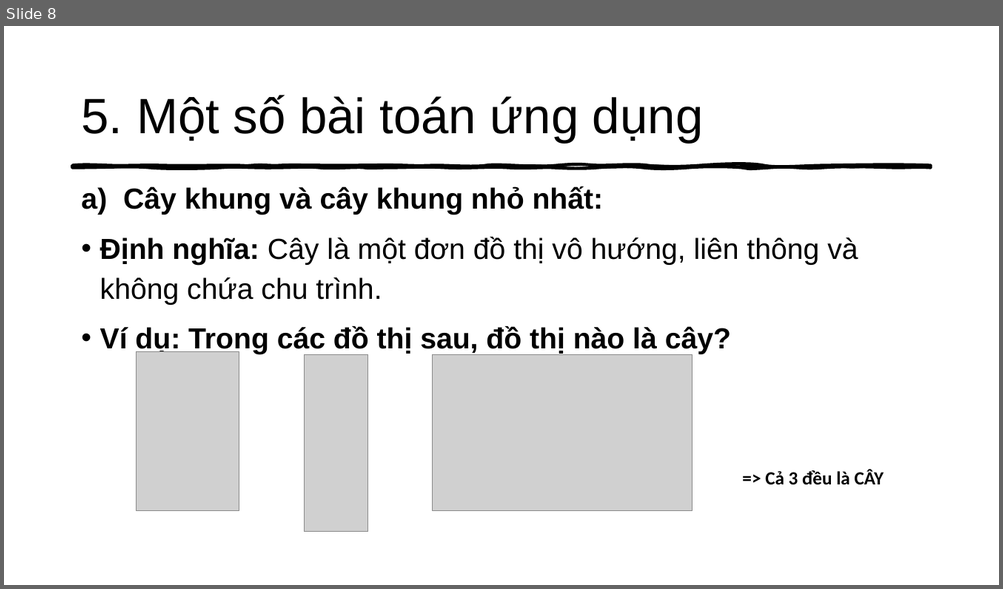
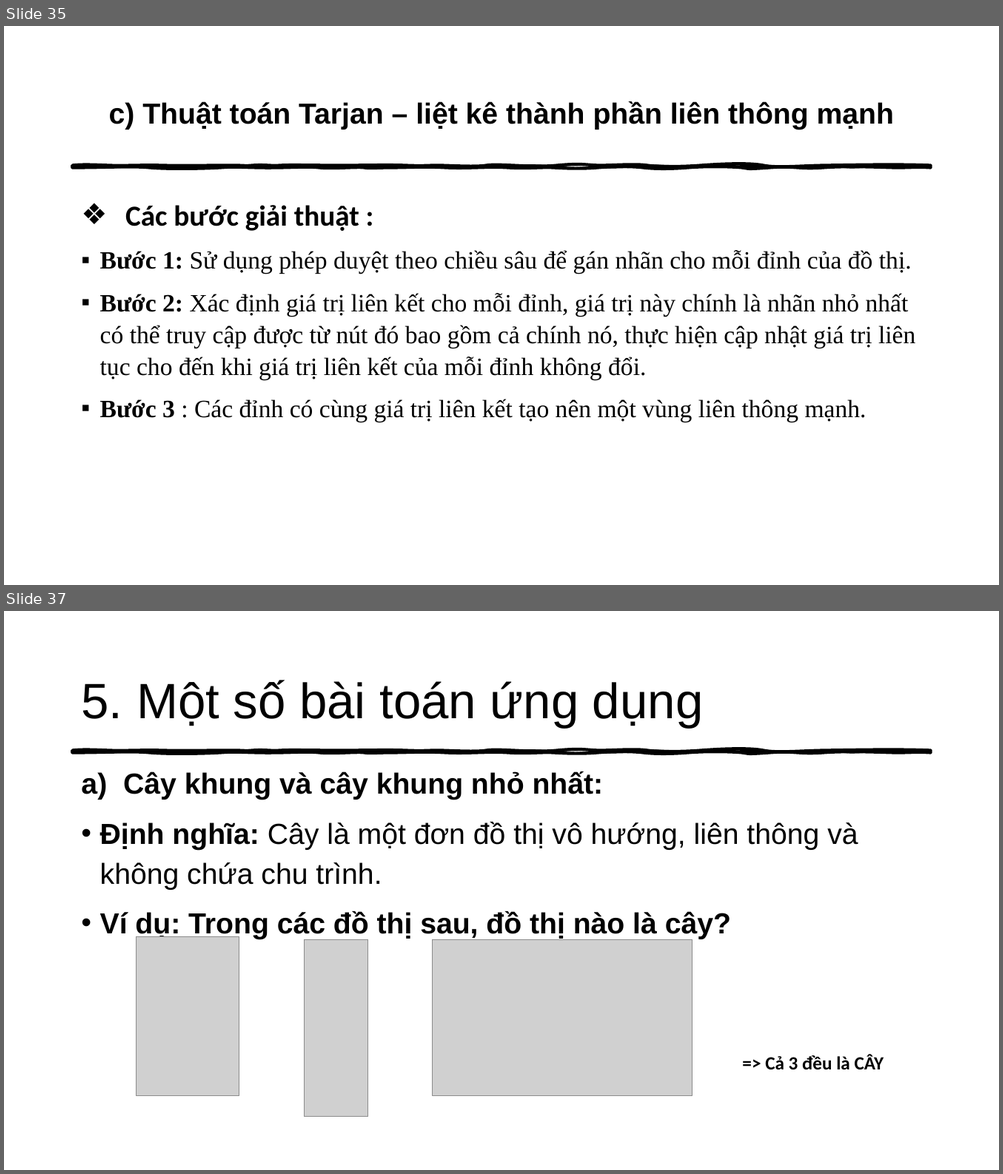
Before and after one commit to thathcmus/CTDL_GT, a slide deck: Cau_Truc_Du_Lieu_Do_Thi_Va_Ung_Dung.pptx. Shown one above the other, each under a label of ours: slide 8 before the commit, slides 35 and 37 after it; the slides between them are not shown. The pictures are 1003x589 and 1003x1174 pixels, drawn with LibreOffice and Linux fonts; fonts in the diff are those of the drawing; grey boxes stand for pictures. Boxes give left, top, right and bottom in pixels: in the first picture for what was removed or moved away, otherwise in the second. Text is boxed around its words. In the diff, an @@ line names an element or a change of style, - is before the commit and + after.

```diff
--- a/Cau_Truc_Du_Lieu_Do_Thi_Va_Ung_Dung.pptx
+++ b/Cau_Truc_Du_Lieu_Do_Thi_Va_Ung_Dung.pptx
@@ slide 35 added at box(4, 26, 999, 585), background #FFFFFF; not listed: 1 template element that a slide beside it also shows @@
@@ title added at box(109, 101, 893, 130), 28 pt, text #000000, bold @@
+c) Thuật toán Tarjan – liệt kê thành phần liên thông mạnh
@@ text added at box(100, 205, 915, 422), 24 pt, text #000000 @@
+❖ Các bước giải thuật :
+▪ Bước 1: Sử dụng phép duyệt theo chiều sâu để gán nhãn cho mỗi đỉnh của đồ thị.
+▪ Bước 2: Xác định giá trị liên kết cho mỗi đỉnh, giá trị này chính là nhãn nhỏ nhất có thể truy cập được từ nút đó bao gồm cả chính nó, thực hiện cập nhật giá trị liên tục cho đến khi giá trị liên kết của mỗi đỉnh không đổi.
+▪ Bước 3 : Các đỉnh có cùng giá trị liên kết tạo nên một vùng liên thông mạnh.
@@ what was slide 8 is now slide 37 @@
```
Also in this commit, not shown: 4 slides changed, 28 other slides added, 5 other files.
